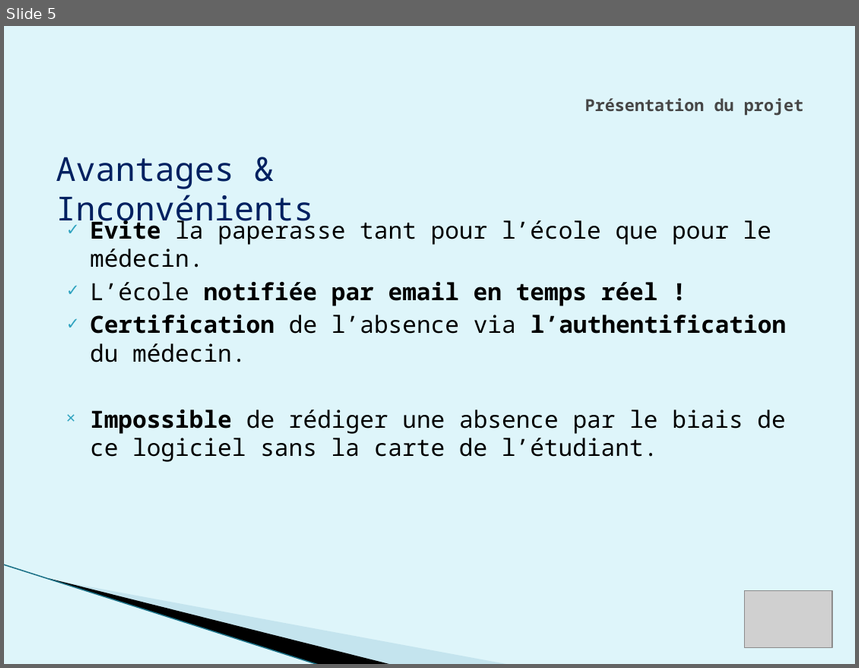
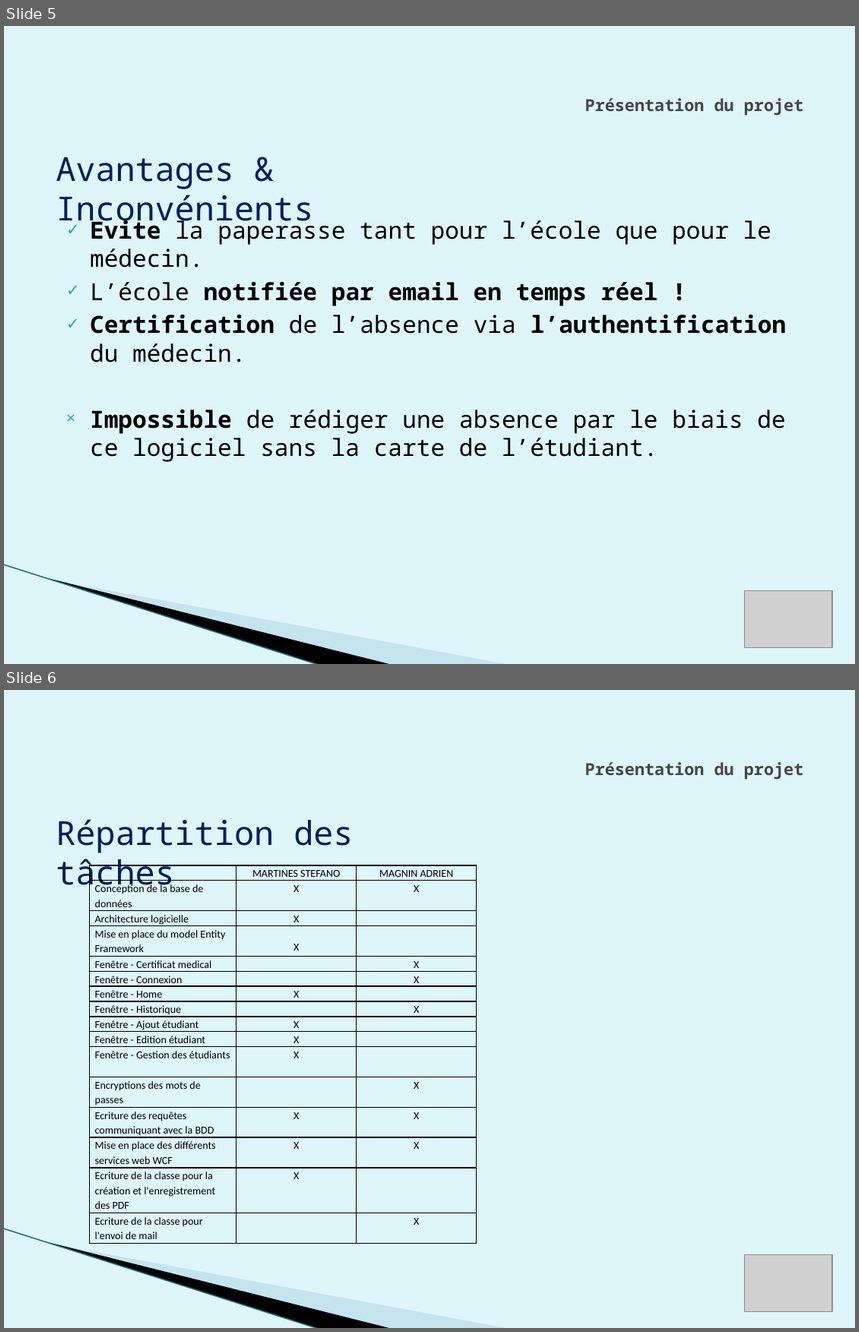
Before and after one commit to weetrax/AbsMedicalWPF, a slide deck: doc/Diapo.pptx. Shown one above the other, each under a label of ours: slide 5 before the commit, slides 5 and 6 after it. The pictures are 859x668 and 859x1332 pixels, drawn with LibreOffice and Linux fonts; fonts in the diff are those of the drawing; grey boxes stand for pictures; background and template pictures are left out. Boxes give left, top, right and bottom in pixels: in the first picture for what was removed or moved away, otherwise in the second. Text is boxed around its words. In the diff, an @@ line names an element or a change of style, - is before the commit and + after.

```diff
--- a/doc/Diapo.pptx
+++ b/doc/Diapo.pptx
@@ slide 6 added at [4, 690, 855, 1328], background #DEF5FA; not listed: 3 template elements that a slide beside it also shows @@
@@ title added at [585, 762, 804, 780], 14 pt, text #464646, bold @@
+Présentation du projet
@@ text added at [56, 819, 353, 894], 28 pt, text #002060 @@
+Répartition des tâches
@@ table added at [90, 866, 477, 1243], 16 rows, 3 columns @@
+ | MARTINES STEFANO | MAGNIN ADRIEN
+Conception de la base de données | X | X
+Architecture logicielle | X | 
+Mise en place du model Entity Framework | X | 
+Fenêtre - Certificat medical |  | X
+Fenêtre - Connexion |  | X
+Fenêtre - Home | X | 
+Fenêtre - Historique |  | X
+Fenêtre - Ajout étudiant | X | 
+Fenêtre - Edition étudiant | X | 
+Fenêtre - Gestion des étudiants | X | 
+Encryptions des mots de passes |  | X
+Ecriture des requêtes communiquant avec la BDD | X | X
+Mise en place des différents services web WCF | X | X
+Ecriture de la classe pour la création et l'enregistrement des PDF | X | 
+Ecriture de la classe pour l'envoi de mail |  | X
@@ picture added at [744, 1255, 832, 1312] @@
```
Also in this commit, not shown: 1 other file.
